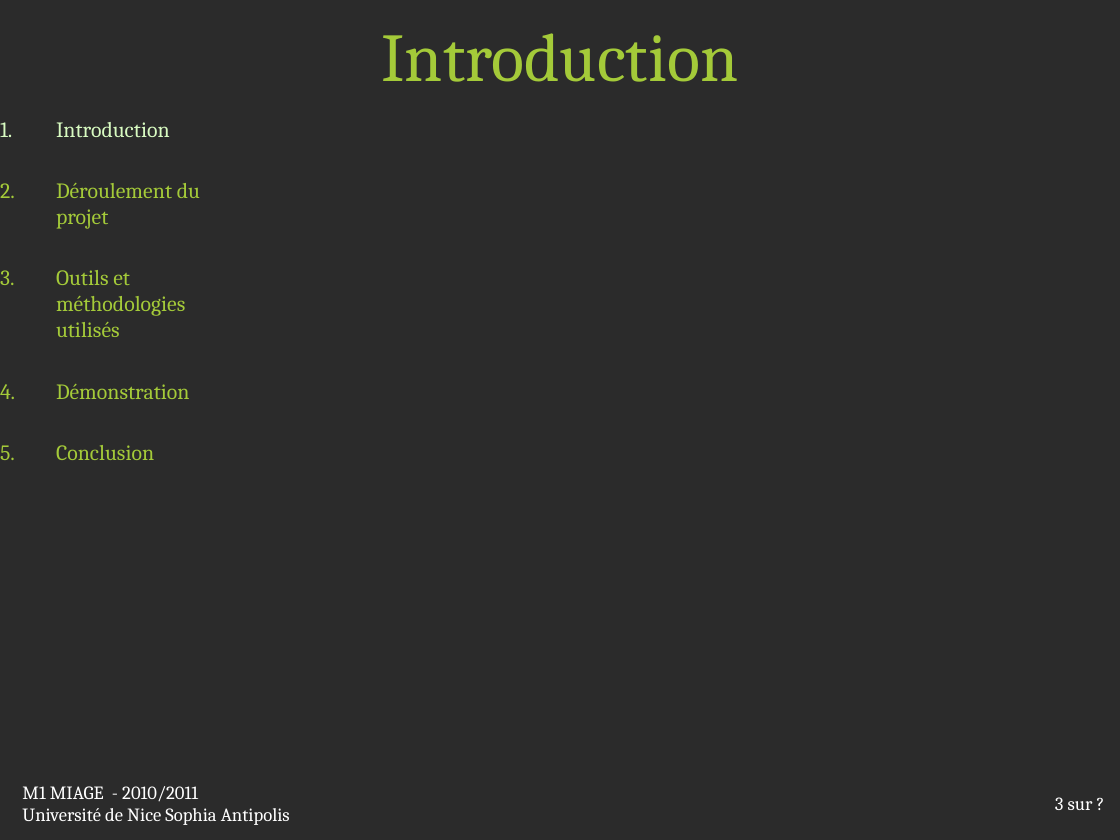
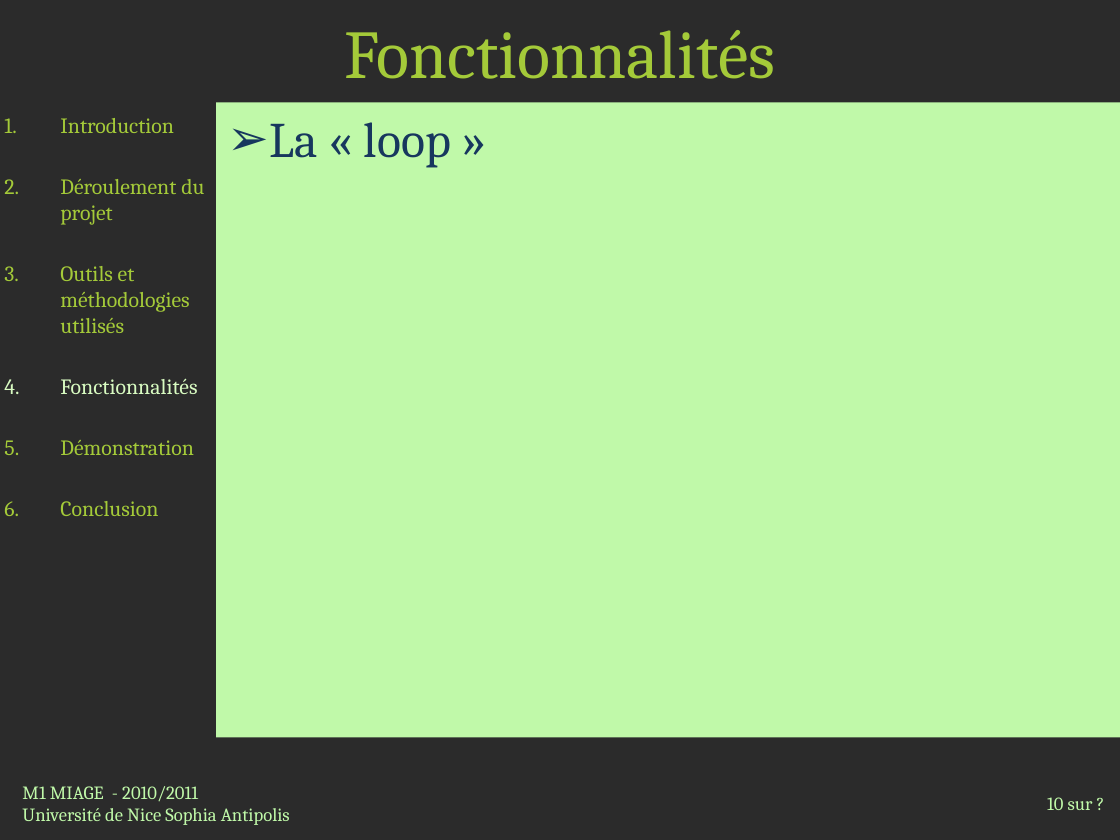
Before and after one commit to jlespagnard/android-advanced-player, a slide deck: slide 10 of AAP/docs/Presentation.pptx (slide 3 before the commit). Drawn at 1120x840 pixels with LibreOffice and Linux fonts; fonts in the diff are those of the drawing; background and template pictures are left out; a plain dark background stands for a picture behind light text. Boxes give left, top, right and bottom in pixels: in the first picture for what was removed or moved away, otherwise in the second. Text is boxed around its words. In the diff, an @@ line names an element or a change of style, - is before the commit and + after.

```diff
--- a/AAP/docs/Presentation.pptx
+++ b/AAP/docs/Presentation.pptx
@@ title added at <box>344,30,775,79</box>, 44 pt, text #A4CA39 @@
+Fonctionnalités
@@ title removed at <box>381,33,738,82</box> @@
-Introduction
@@ text at <box>60,118,174,133</box>: text colour #D8FBC1 to #A4CA39 in "Introduction" @@
@@ text added at <box>216,103,1120,738</box>, fill #C0F9A9, 32 pt, text #17375E @@
+➢ La « loop »
@@ text at <box>60,378,197,394</box>: paragraph added @@
+4. Fonctionnalités
@@ text "M1 MIAGE - 2010/2011" at <box>22,786,290,825</box>: text colour #FFFFFF to #C0F9A9 @@
@@ page number at <box>1047,797,1093,810</box>: text changed; text colour #FFFFFF to #C0F9A9 @@
-3 sur ?
+10 sur ?
```
Also in this commit, not shown: 6 other slides changed, 8 slides added, 4 other files.
